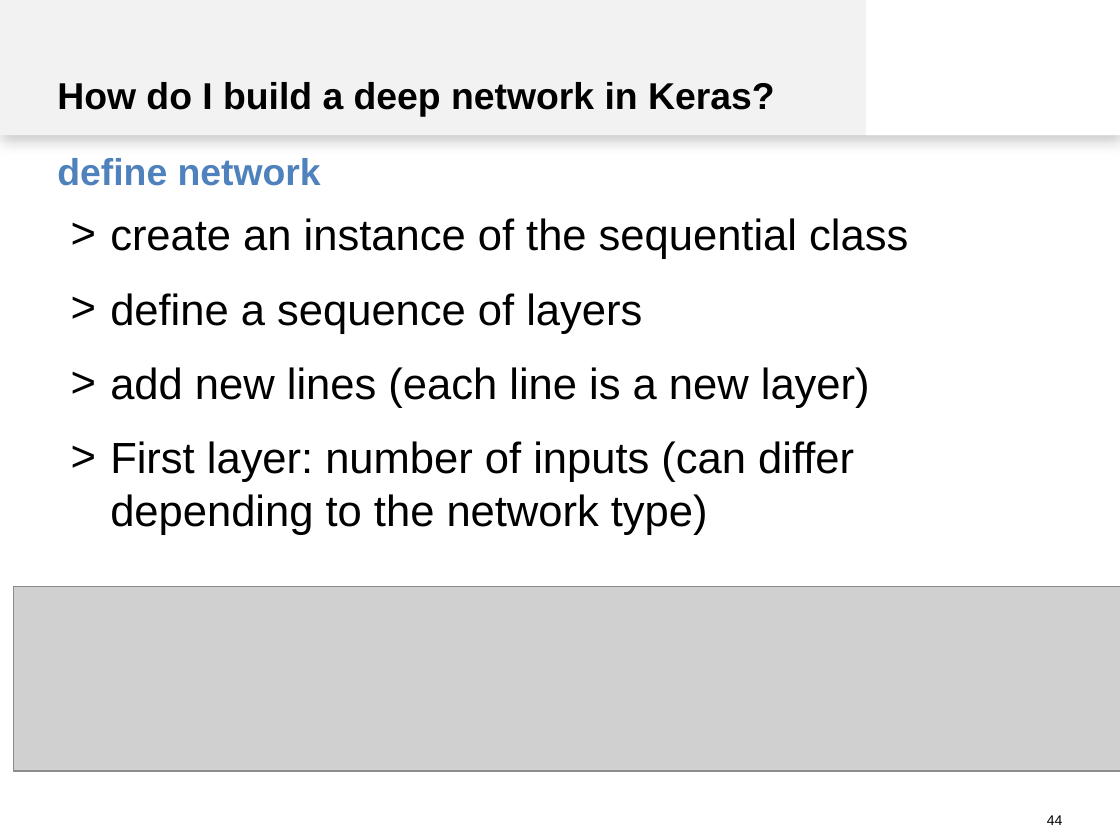
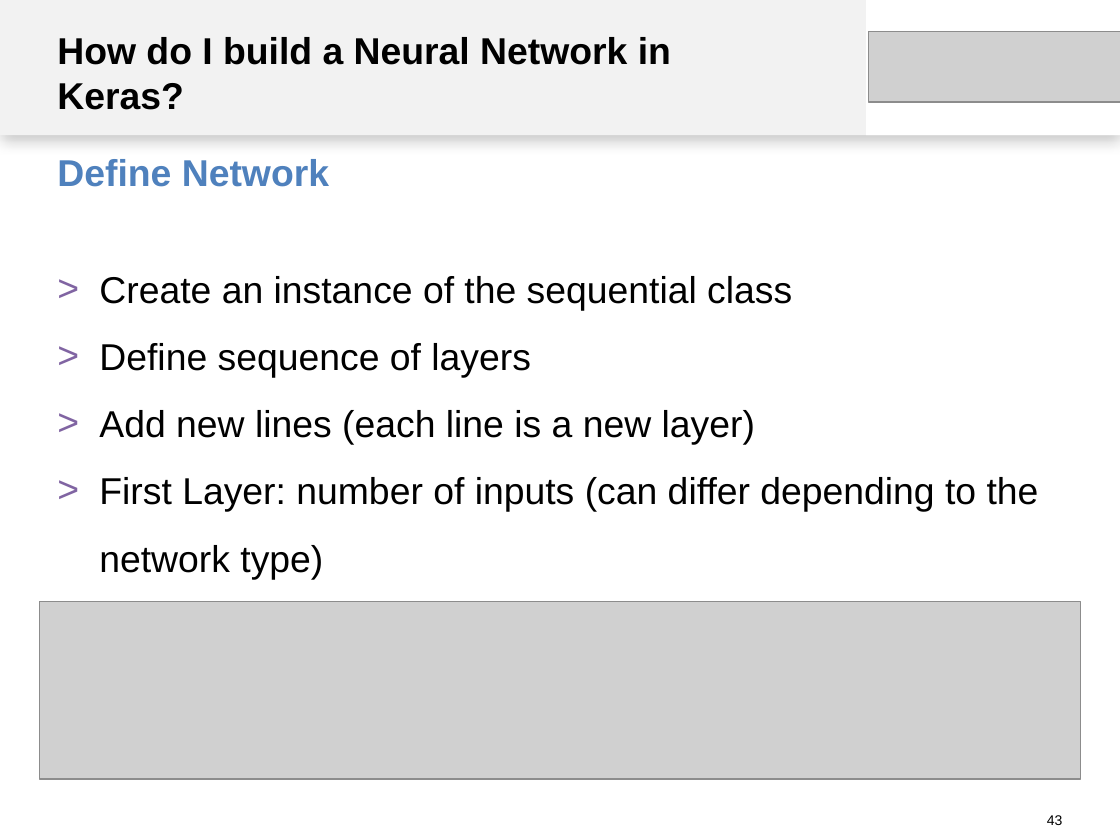
Before and after one commit to spinfo/LSS_DLwithText, a slide deck: slide 43 of docs/introduction.pptx (slide 44 before the commit). Drawn at 1120x840 pixels with LibreOffice and Linux fonts; fonts in the diff are those of the drawing; grey boxes stand for pictures. Boxes give left, top, right and bottom in pixels: in the first picture for what was removed or moved away, otherwise in the second. Text is boxed around its words. In the diff, an @@ line names an element or a change of style, - is before the commit and + after.

```diff
--- a/docs/introduction.pptx
+++ b/docs/introduction.pptx
@@ text at bbox=[57, 37, 671, 110]: text changed @@
-How do I build a deep network in Keras?
+How do I build a Neural Network in Keras?
@@ picture added at bbox=[869, 31, 1120, 102] @@
@@ text at bbox=[57, 159, 329, 187]: text changed @@
-define network
+Define Network
@@ text "Define Network" at bbox=[57, 159, 329, 187]: vertical alignment bottom to middle @@
@@ text "Create an instance of the ..." at bbox=[99, 276, 1039, 579]: vertical alignment bottom to top @@
@@ text at bbox=[99, 276, 1039, 579]: text changed; size 28 to 24 pt @@
-> create an instance of the sequential class
-> define a sequence of layers
-> add new lines (each line is a new layer)
-> First layer: number of inputs (can differ depending to the network type)
+> Create an instance of the sequential class
+> Define sequence of layers
+> Add new lines (each line is a new layer)
+> First Layer: number of inputs (can differ depending to the network type)
@@ picture: place and size @@
-picture at bbox=[13, 587, 1120, 772]
+picture at bbox=[39, 601, 1081, 778]
@@ page number at bbox=[1047, 815, 1063, 825]: text changed @@
-44
+43
```
Also in this commit, not shown: 34 other slides changed, 2 slides added, 3 slides removed.
